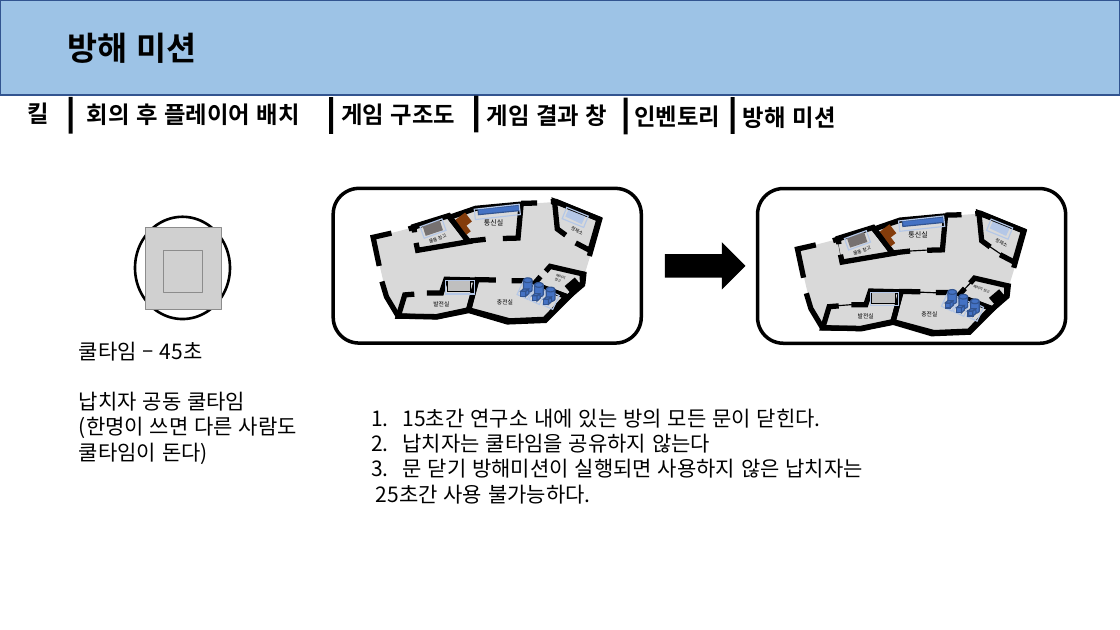
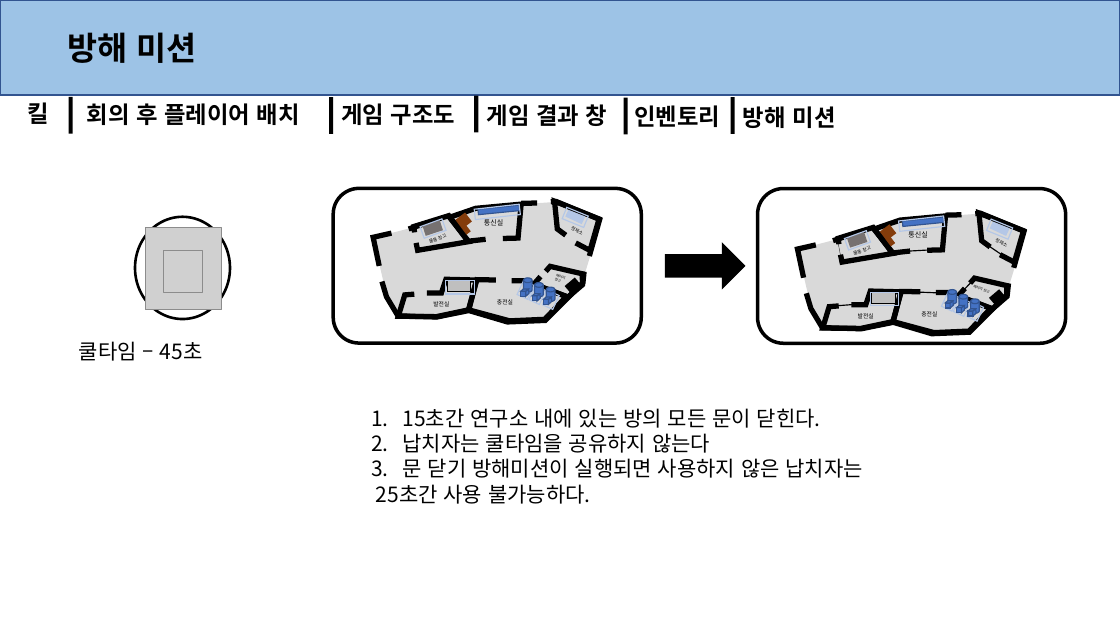
Before and after one commit to anglik0370/EscapeIsland, a slide deck: slide 16 of Document/시스템/시스템.pptx (slide 17 before the commit). Drawn at 1120x630 pixels with LibreOffice and Linux fonts; fonts in the diff are those of the drawing; grey boxes stand for pictures. Boxes give left, top, right and bottom in pixels: in the first picture for what was removed or moved away, otherwise in the second. Text is boxed around its words. In the diff, an @@ line names an element or a change of style, - is before the commit and + after.

```diff
--- a/Document/시스템/시스템.pptx
+++ b/Document/시스템/시스템.pptx
@@ text at (79, 391, 297, 464): paragraphs removed @@
-납치자 공동 쿨타임
-(한명이 쓰면 다른 사람도
-쿨타임이 돈다)
```
Also in this commit, not shown: 1 other slide changed, 1 slide added, 1 slide removed, 2 other files.
